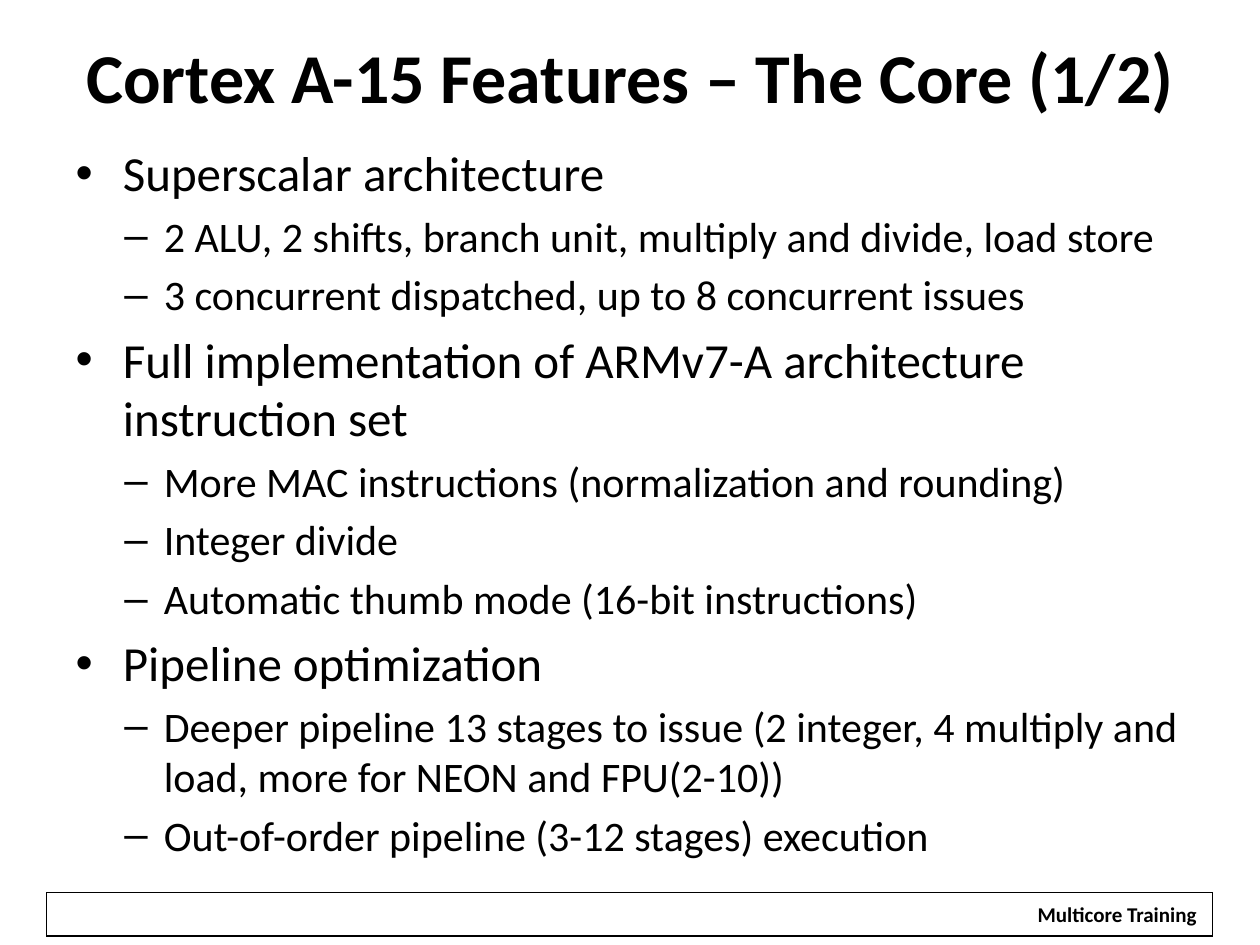
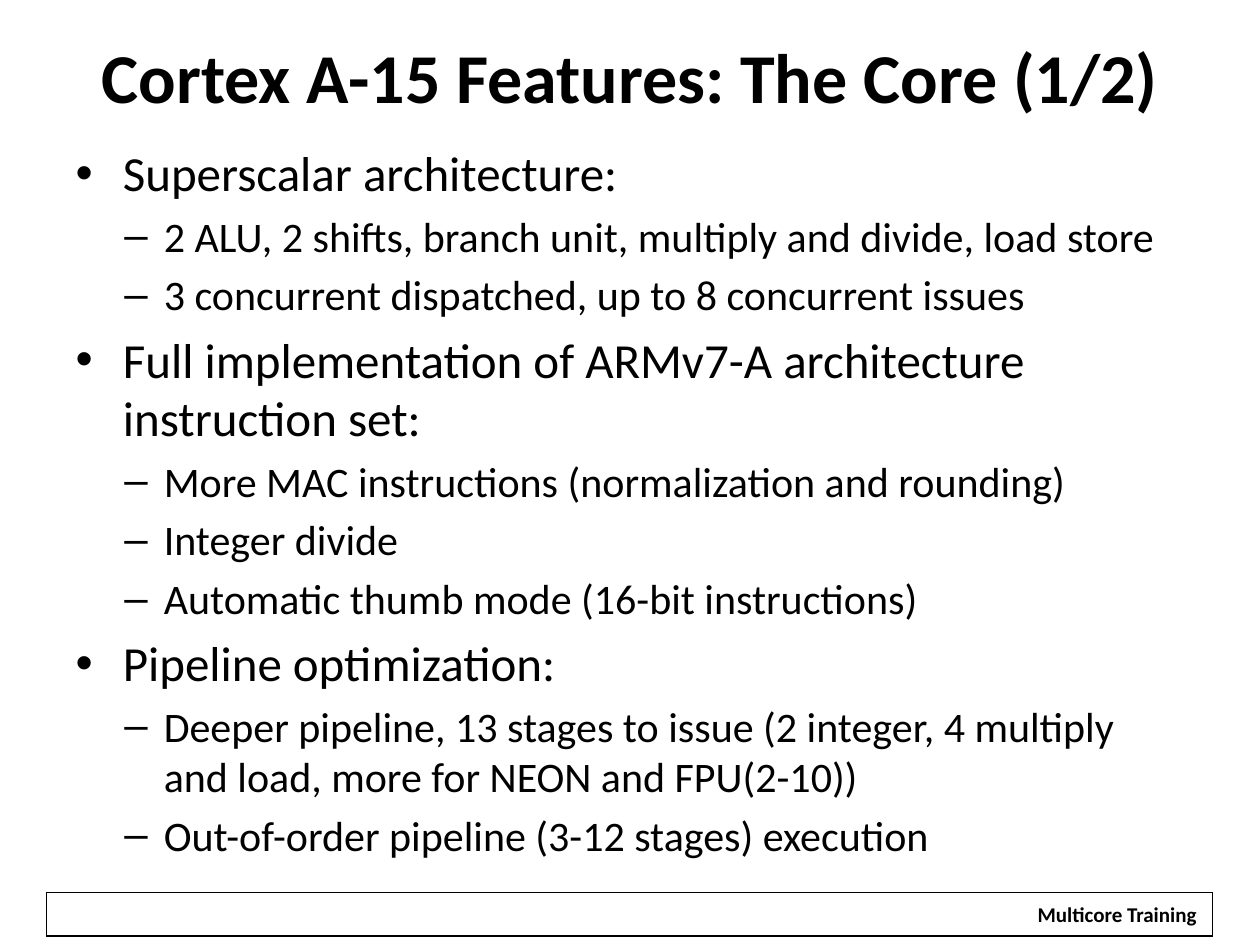
Before and after one commit to hari1989/keystone-workshop, a slide deck: slide 8 of slides/KeyStone ARM Overview.pptx. Drawn at 1260x945 pixels with LibreOffice and Linux fonts; fonts in the diff are those of the drawing; background and template pictures are left out. Boxes give left, top, right and bottom in pixels: in the first picture for what was removed or moved away, otherwise in the second. Text is boxed around its words. In the diff, an @@ line names an element or a change of style, - is before the commit and + after.

```diff
--- a/slides/KeyStone ARM Overview.pptx
+++ b/slides/KeyStone ARM Overview.pptx
@@ title at [102, 51, 1157, 114]: text changed @@
-Cortex A-15 Features – The Core (1/2)
+Cortex A-15 Features: The Core (1/2)
@@ text at [123, 157, 617, 199]: text changed @@
-• Superscalar architecture
+• Superscalar architecture:
@@ text at [123, 344, 1024, 437]: text changed @@
-• Full implementation of ARMv7-A architecture instruction set
+• Full implementation of ARMv7-A architecture instruction set:
@@ text at [123, 647, 1114, 798]: text changed @@
-• Pipeline optimization
-  – Deeper pipeline 13 stages to issue (2 integer, 4 multiply and load, more for NEON and FPU(2-10))
+• Pipeline optimization:
+  – Deeper pipeline, 13 stages to issue (2 integer, 4 multiply and load, more for NEON and FPU(2-10))
```
Also in this commit, not shown: 29 other slides changed, 7 other files.
